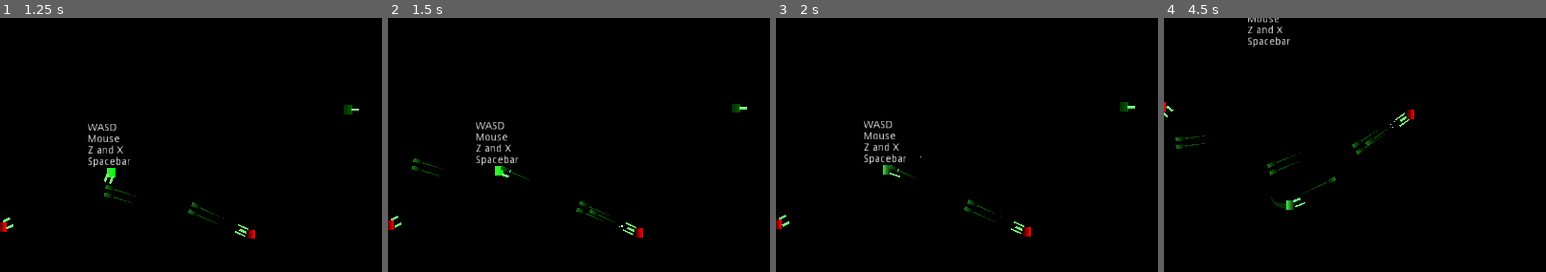
Above: before the commit, frames 1-4 (left to right).
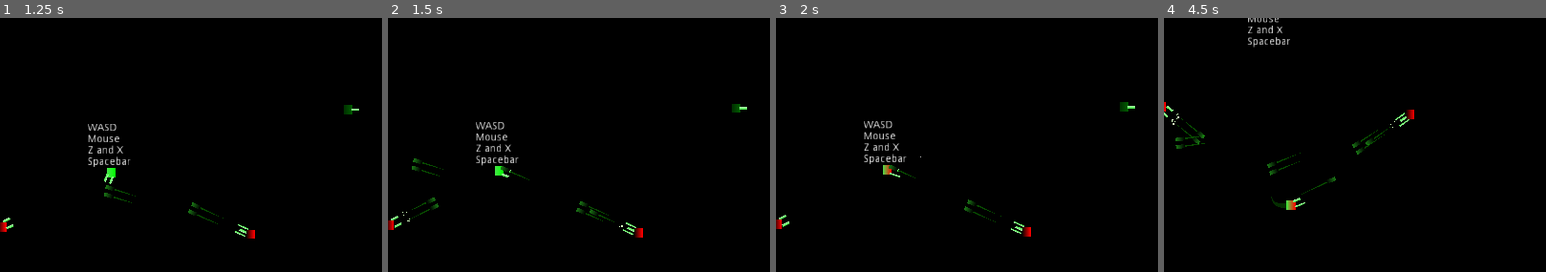
Above: after the commit, the same moments.

Repository: jrcamelo/Godot-SuperRogue
Game: Godot game, scene res://Test1.tscn
Same seed, same stepped clock (60 frames per second), same inputs: the game is played once before the commit and once after it. The engine's default icon, where the game draws it, is replaced by a stand-in: a white triangle on a blue panel in a dark square.
Inputs (mouse positions are % of the whole screen's width and height, from its top left):
- Up to frame 1 (1.25 s): move the mouse to (45, 70) at 0.52 s; hold W (move_up) from 0.53 s (still down); tap R (r) at 0.6 s; tap V (v) at 0.8 s
- Up to frame 2 (1.5 s): keep holding W (move_up); move the mouse to (80, 65) at 1.27 s; tap V (v) at 1.35 s
- Up to frame 3 (2 s): keep holding W (move_up); tap X (x) at 1.55 s
- Up to frame 4 (4.5 s): move the mouse to (20, 35) at 2.02 s; release W (move_up) at 2.03 s; hold A (move_left) 2.03-3.53 s; tap X (x) at 2.1, 3.8 s; tap R (r) at 2.3, 3.6 s; move the mouse to (55, 50) at 2.77 s; click (55, 50) at 2.85 s; tap V (v) at 3.05 s; move the mouse to (35, 25) at 3.52 s; hold S (move_down) 3.53-4.28 s; move the mouse to (72, 45) at 4.27 s; hold D (move_right) from 4.28 s (still down); right-click (72, 45) at 4.35 s
The pictures show only the part of the screen within x 36-86%, y 20-70%; the shares and areas given below are measured in that part.

Frame 1 is identical in both runs. In frame 2, 0.1% of the frame differs, in the area x 3-14%, y 70-81%; in frame 3, less than 0.1%; in frame 4, 0.2%, in the area x 2-35%, y 37-76%.

Commit message:
Fix bug where weapon dict was the same for every enemy

Diff:
--- a/Project/ControlManager.gd
+++ b/Project/ControlManager.gd
@@ -20,6 +20,7 @@
 	controller = _controller
 	controller.root = root
 	controller.initialize(equipment)
+	print(equipment)
 	add_child(controller)
 
 func _on_DetectionRange_body_entered(body):
--- a/Project/WeaponSlots.gd
+++ b/Project/WeaponSlots.gd
@@ -2,7 +2,7 @@
 extends Node2D
 
 var root = null
-export var slots_dict: Dictionary = {}
+export var slots_dict: Dictionary = {}.duplicate()
 
 func _ready():
 	save_slots_on_dict()
@@ -39,4 +39,3 @@
 		new_slot.root = root
 		add_child(new_slot)
 	save_slots_on_dict()
-	print(slots_dict)
